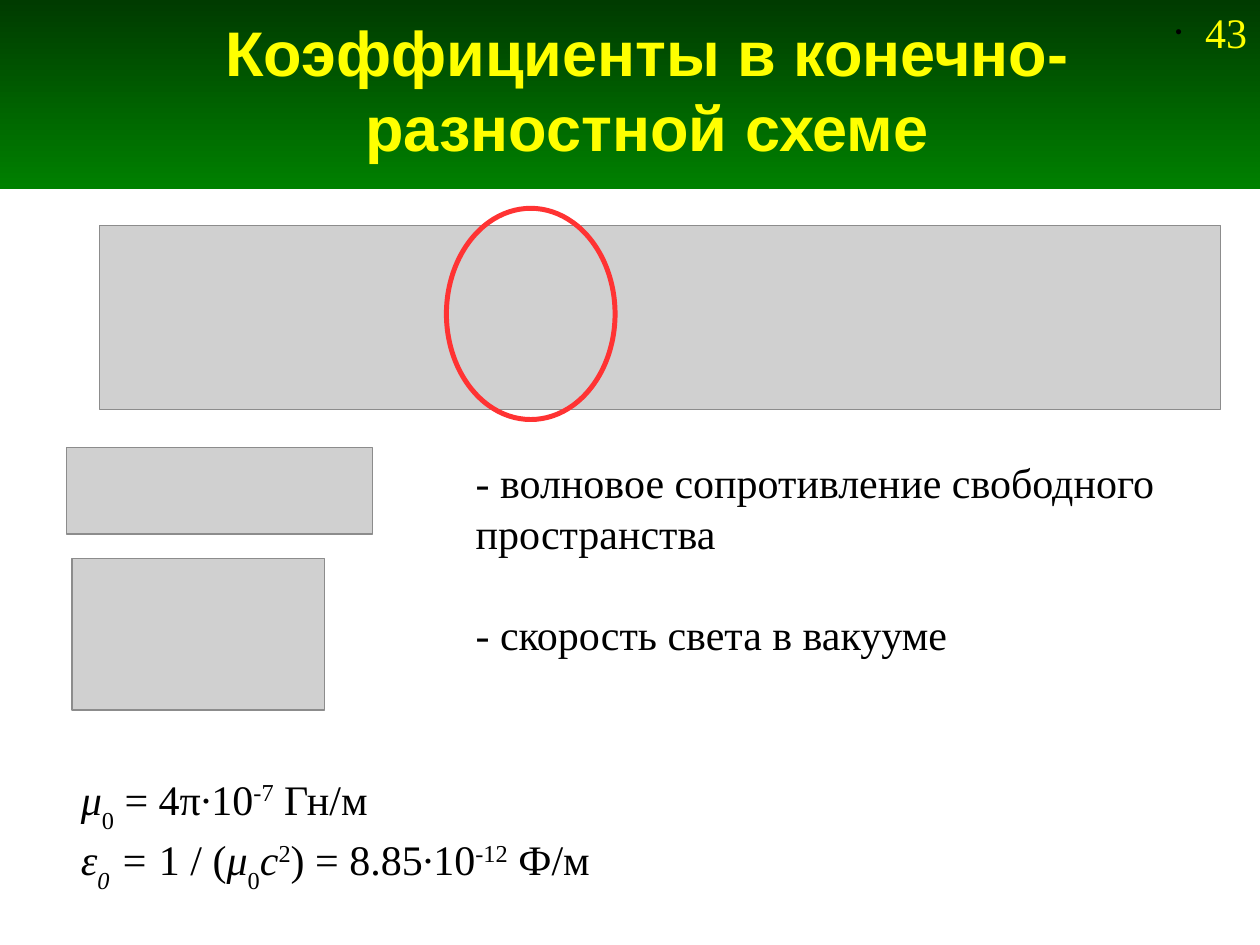
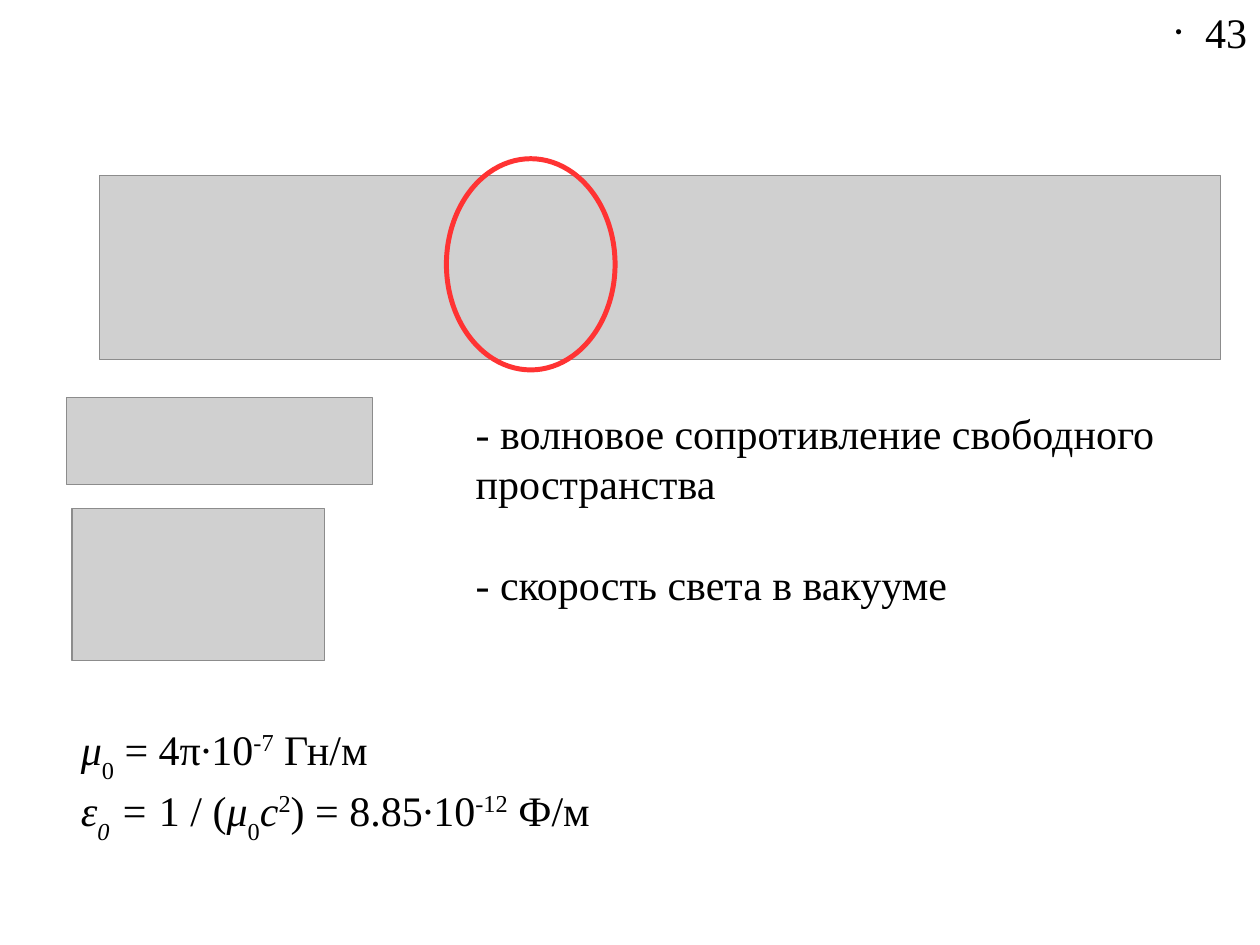
Before and after one commit to Jenyay/modelling, a slide deck: slide 43 of fdtd/presentations/04. FDTD-1D.odp. Drawn at 1260x945 pixels with LibreOffice and Linux fonts; fonts in the diff are those of the drawing; grey boxes stand for pictures. Boxes give left, top, right and bottom in pixels: in the first picture for what was removed or moved away, otherwise in the second. Text is boxed around its words. In the diff, an @@ line names an element or a change of style, - is before the commit and + after.

```diff
--- a/fdtd/presentations/04. FDTD-1D.odp
+++ b/fdtd/presentations/04. FDTD-1D.odp
@@ rectangle removed at (0, 0, 1260, 189) @@
@@ page number at (1205, 20, 1247, 49): text colour #FFFF00 to #000000 @@
@@ title removed at (225, 30, 1069, 163) @@
-Коэффициенты в конечно-разностной схеме
@@ 3 pictures, 3 texts, 1 ellipse: place and size @@
-3 pictures, 3 texts, 1 ellipse at (67, 208, 1221, 876)
+3 pictures, 3 texts, 1 ellipse at (67, 159, 1221, 827)
```
Also in this commit, not shown: 8 other slides changed, 6 slides added, 6 slides removed, 3 other files.
